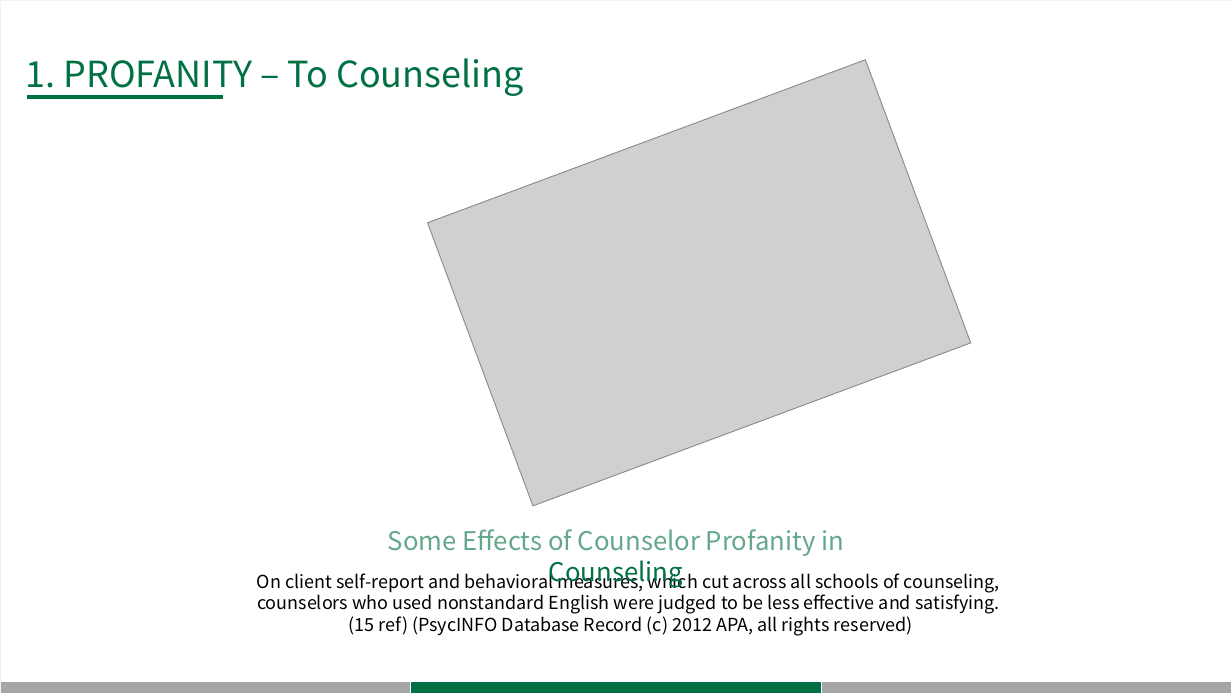
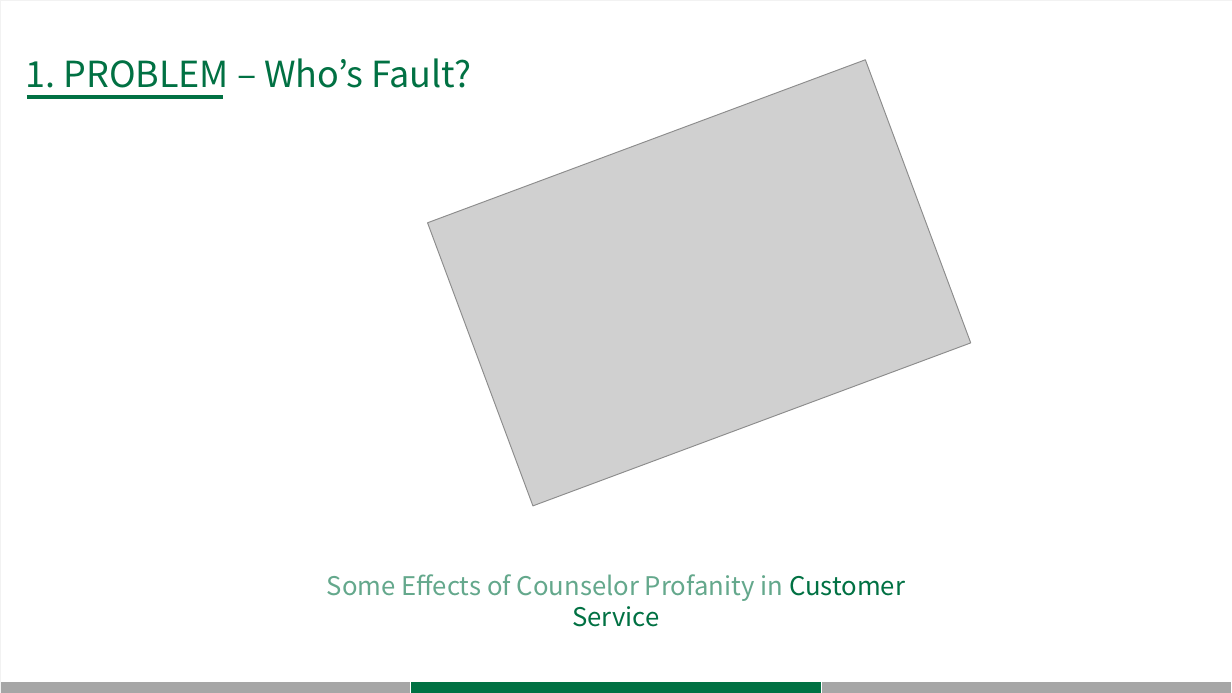
Before and after one commit to nickyoon89/Hackathon_JYN, a slide deck: slide 5 of 1. Document/Hackathon_JYN_PPT.pptx. Drawn at 1232x693 pixels with LibreOffice and Linux fonts; fonts in the diff are those of the drawing; grey boxes stand for pictures. Boxes give left, top, right and bottom in pixels: in the first picture for what was removed or moved away, otherwise in the second. Text is boxed around its words. In the diff, an @@ line names an element or a change of style, - is before the commit and + after.

```diff
--- a/1. Document/Hackathon_JYN_PPT.pptx
+++ b/1. Document/Hackathon_JYN_PPT.pptx
@@ text at (26,58,471,97): text changed @@
-1. PROFANITY – To Counseling
+1. PROBLEM – Who’s Fault?
@@ text removed at (257,569,1000,636) @@
-On client self-report and behavioral measures, which cut across all schools of counseling,
-counselors who used nonstandard English were judged to be less effective and satisfying.
-(15 ref) (PsycINFO Database Record (c) 2012 APA, all rights reserved)
@@ text at (327,574,905,627): text changed @@
-Some Effects of Counselor Profanity in Counseling
+Some Effects of Counselor Profanity in Customer Service
```
Also in this commit, not shown: 6 other slides changed, 1 slide added, 1 slide removed, 9 other files.
